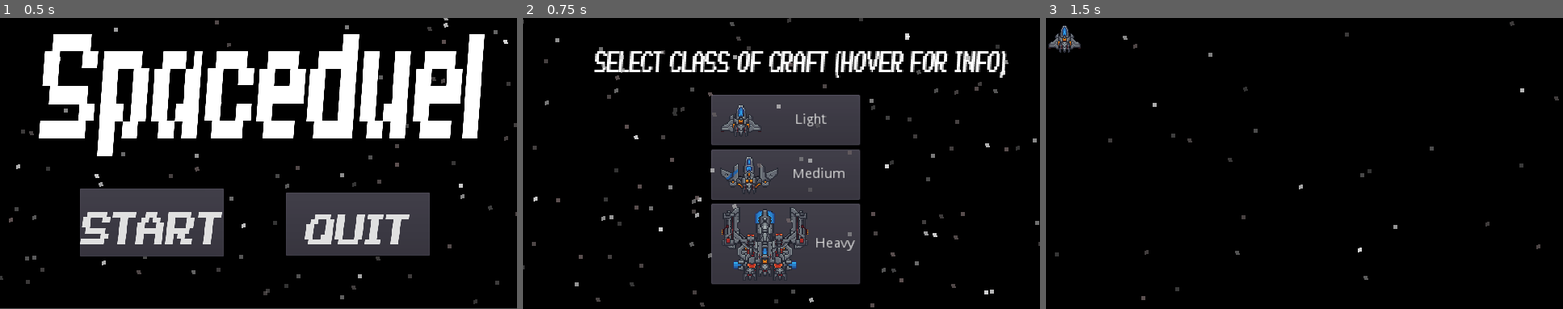
Above: before the commit, frames 1-3 (left to right).
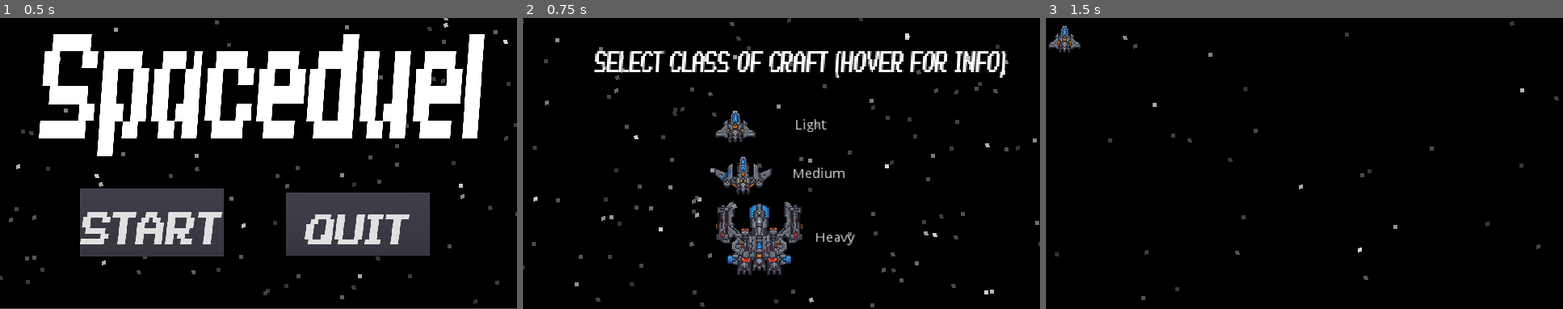
Above: after the commit, the same moments.

Repository: specialagentsoftware/spaceduel
Game: Godot game, scene res://Scenes/Title.tscn
Same seed, same stepped clock (60 frames per second), same inputs: the game is played once before the commit and once after it.
Inputs:
- Up to frame 1 (0.5 s): no input
- Up to frame 2 (0.75 s): click "START" at 0.5 s
- Up to frame 3 (1.5 s): click "Light" at 1.25 s

Frame 1 is identical in both runs. In frame 2, 17% of the frame differs, in the area x 36-66%, y 26-92%; in frame 3, nothing differs.

Commit message:
change buttons

Diff:
--- a/Scenes/Menu.tscn
+++ b/Scenes/Menu.tscn
@@ -6,6 +6,7 @@
 [ext_resource path="res://Assets/apc.png" type="Texture" id=4]
 [ext_resource path="res://spcfnt.tres" type="DynamicFont" id=5]
 [ext_resource path="res://Scripts/Menu.gd" type="Script" id=6]
+[ext_resource path="res://new_styleboxtexture.tres" type="StyleBox" id=7]
 
 [sub_resource type="Gradient" id=1]
 offsets = PoolRealArray( 0, 0.00552486, 0.430939, 1 )
@@ -36,31 +37,35 @@
 alignment = 1
 
 [node name="Light" type="Button" parent="ButtonList"]
+margin_top = 9.0
 margin_right = 149.0
-margin_bottom = 54.0
+margin_bottom = 57.0
 hint_tooltip = "Characteristics:
 Fast, Single weak laser
 Special: Cloak and teleport"
+custom_styles/normal = ExtResource( 7 )
 text = "Light"
 icon = ExtResource( 2 )
 
 [node name="Medium" type="Button" parent="ButtonList"]
-margin_top = 58.0
+margin_top = 61.0
 margin_right = 149.0
-margin_bottom = 112.0
+margin_bottom = 109.0
 hint_tooltip = "Characteristics:
 Slower,two med lasers
 Special: grapling beam, mines"
+custom_styles/normal = ExtResource( 7 )
 text = "Medium"
 icon = ExtResource( 1 )
 
 [node name="Large" type="Button" parent="ButtonList"]
-margin_top = 116.0
+margin_top = 113.0
 margin_right = 149.0
-margin_bottom = 202.0
+margin_bottom = 193.0
 hint_tooltip = "Characteristics:
 Slow, 3 lasers, torpedoes
 Special: emp blast"
+custom_styles/normal = ExtResource( 7 )
 text = "Heavy"
 icon = ExtResource( 3 )
 
--- /dev/null
+++ b/new_styleboxtexture.tres
@@ -0,0 +1,3 @@
+[gd_resource type="StyleBoxTexture" format=2]
+
+[resource]
Not shown: 1 places in Scenes/Menu.tscn that only renumber resources
